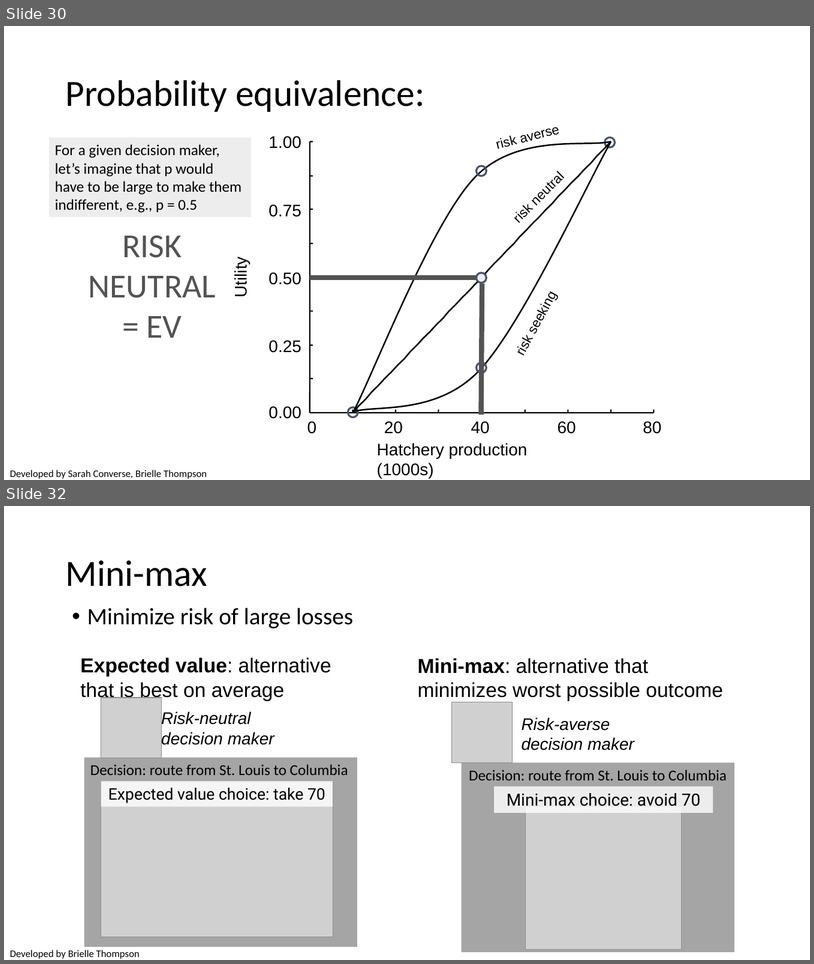
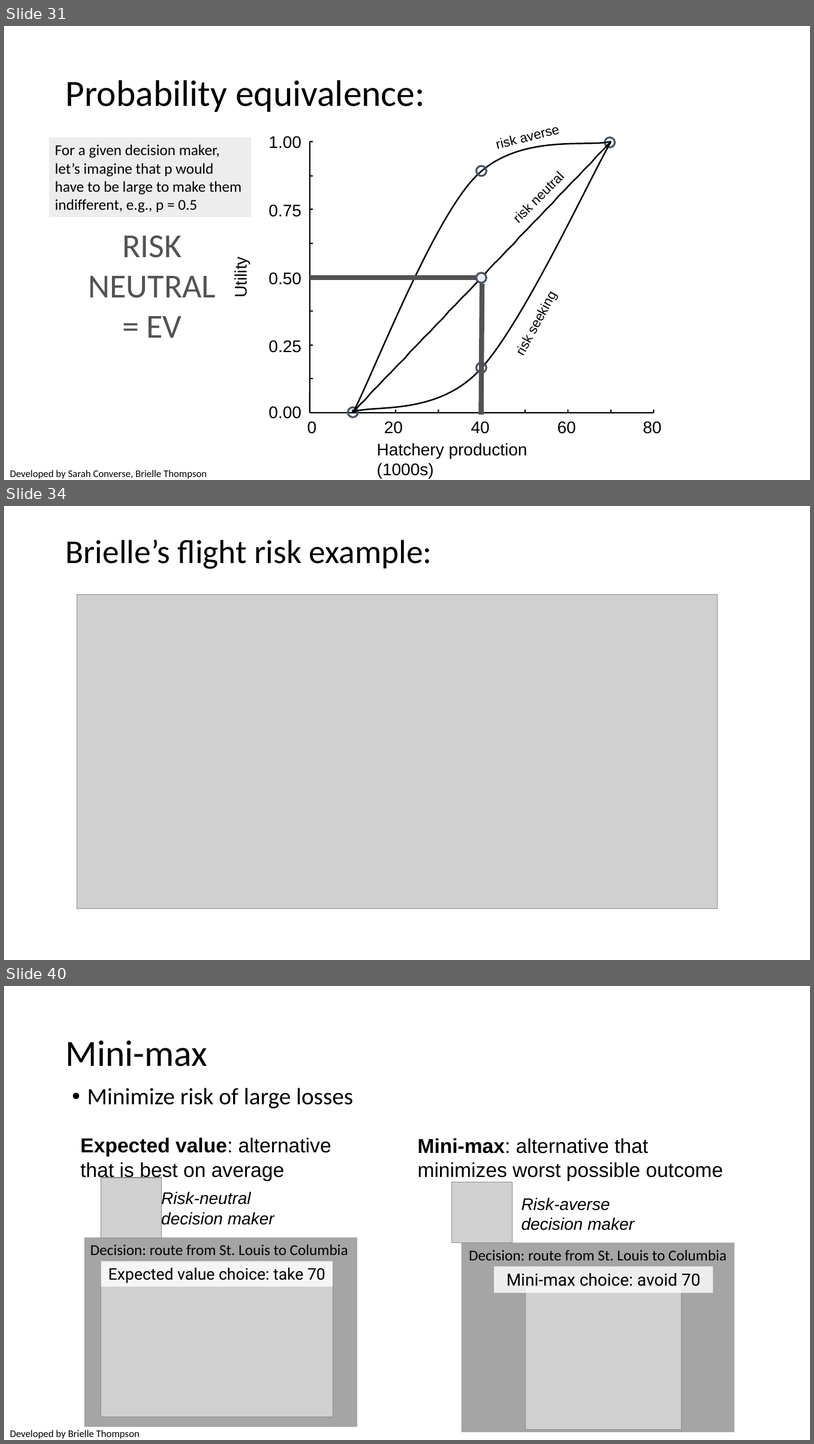
Before and after one commit to briellekthompson/NATR_8001_DecisionAnalysis_Fall25_Mizzou, a slide deck: material/Week7-UncertaintyPart2-Risk/Week7_SDM_Mizzou.pptx. Shown one above the other, each under a label of ours: slides 30 and 32 before the commit, slides 31, 34 and 40 after it; the slides between them are not shown. The pictures are 814x964 and 814x1444 pixels, drawn with LibreOffice and Linux fonts; fonts in the diff are those of the drawing; grey boxes stand for pictures; background and template pictures are left out. Boxes give left, top, right and bottom in pixels: in the first picture for what was removed or moved away, otherwise in the second. Text is boxed around its words. In the diff, an @@ line names an element or a change of style, - is before the commit and + after.

```diff
--- a/material/Week7-UncertaintyPart2-Risk/Week7_SDM_Mizzou.pptx
+++ b/material/Week7-UncertaintyPart2-Risk/Week7_SDM_Mizzou.pptx
@@ slide 34 added at (x1=4, y1=506, x2=810, y2=960), background #FFFFFF @@
@@ title added at (x1=65, y1=540, x2=432, y2=569), 39.6 pt, text #000000 @@
+Brielle’s flight risk example:
@@ picture added at (x1=77, y1=594, x2=718, y2=908) @@
@@ what was slide 30 is now slide 31 @@
@@ what was slide 32 is now slide 40 @@
```
Also in this commit, not shown: 14 slides changed, 8 other slides added, 1 slide removed, 1 other file.
